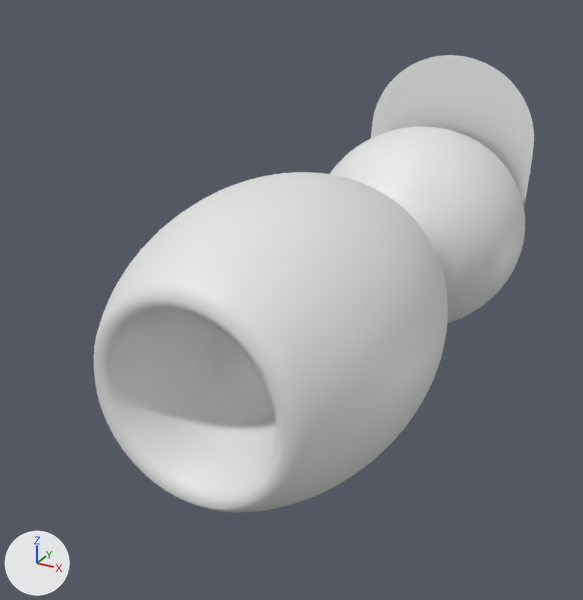
A saved change to the Blender file Assets/Objects/1lvl/main character.blend.
The view is the same before and after, from a 50 mm camera at (3.1, -3.19, 3.15) aimed at (-0.41, 3.2, -0.04). Every picture has the same lights, and +X, +Y and +Z are marked at lower left.

Names of what the first picture shows: 'Сфера'.
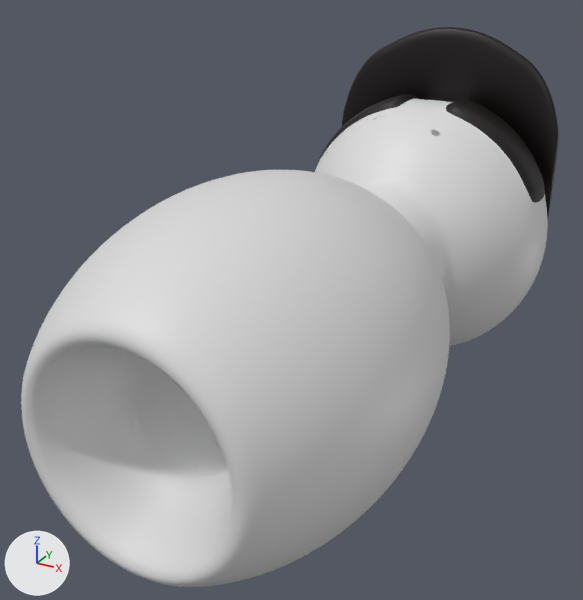
What differs and where, as boxes (x1, y1, x2, y2) in the pictures (583 x 600 px):
'Сфера', reshaped, moved (22% wider, 22% taller)
    before: (94, 55, 534, 512)
    after: (21, 27, 559, 587)
part 1 of me_сфера, rebuilt (22% wider, 28% taller)
    before: (94, 127, 525, 512)
    after: (21, 95, 548, 587)
part 2 of me_сфера, rebuilt (33% wider, 27% taller)
    before: (371, 55, 534, 206)
    after: (342, 27, 559, 219)

What changed in the scene script:
```text
Add img_main_character_texture_png:
    img_main_character_texture_png = load_image('main character texture.png', '../../Textures/Object textures/main character texture.png', 1000, 1000, 'sRGB')
Add mat_материал:
    mat_материал = principled_material('Материал')
    mat_материал.texture = img_main_character_texture_png
Change me_сфера:
    used by ob_сфера; location = (0.0, 0.0, 0.0)
    remove me_сфера.from_pydata(...)  # 1076 vertices, 1103 faces; spans x -1.31..1.34, y 0.68..6.95, z -1.21..1.98
    add me_сфера.from_pydata(...)  # 1350 vertices, 1410 faces; spans x -1.47..1.49, y 0.03..7.15, z -1.49..2.32
    me_сфера part 1: the loose piece of 898 vertices spanning x -1.31..1.34, y 0.68..6.93, z -1.21..1.44 is rebuilt with 930 vertices and now spans x -1.47..1.49, y 0.03..7.02, z -1.49..1.6, in mat_материал (picture img_main_character_texture_png)
    me_сфера part 2: the loose piece of 178 vertices spanning x -1.0..1.09, y 6.3..6.95, z -0.86..1.98 is rebuilt with 420 vertices and now spans x -1.34..1.37, y 6.2..7.15, z -1.36..2.32, in mat_материал (picture img_main_character_texture_png)
    add me_сфера.materials.append(mat_материал)  # picture img_main_character_texture_png
Change ob_сфера:
    ob_сфера.location: (0.0, 0.0, 0.0) -> (-0.01, -0.01, 0.01)
```
